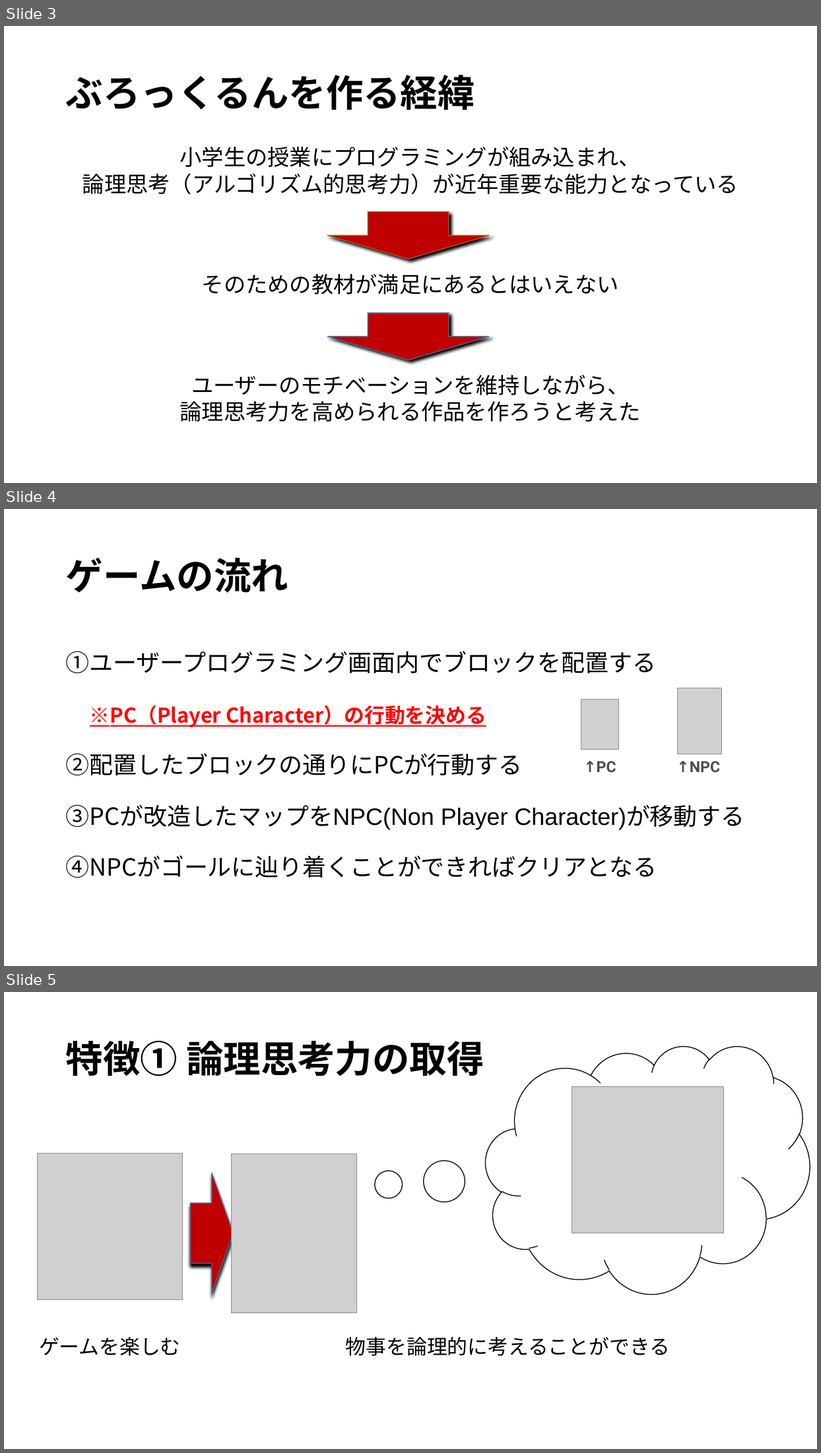
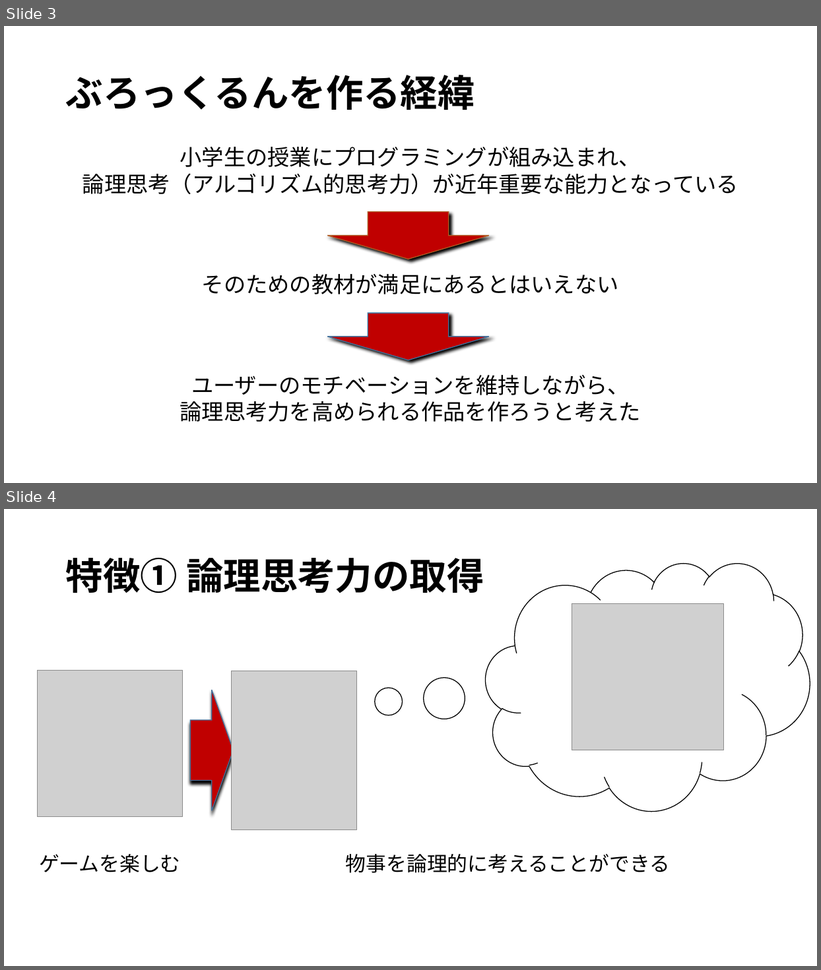
Before and after one commit to WhiteF326/0818_newDev, a slide deck: presentation/Blockln.pptx. Shown one above the other, each under a label of ours: slides 3, 4 and 5 before the commit, slides 3 and 4 after it. The pictures are 821x1453 and 821x970 pixels, drawn with LibreOffice and Linux fonts; fonts in the diff are those of the drawing; grey boxes stand for pictures. Boxes give left, top, right and bottom in pixels: in the first picture for what was removed or moved away, otherwise in the second. Text is boxed around its words. In the diff, an @@ line names an element or a change of style, - is before the commit and + after.

```diff
--- a/presentation/Blockln.pptx
+++ b/presentation/Blockln.pptx
@@ slide 4 removed at [4, 509, 817, 966], background #FFFFFF @@
@@ title removed at [66, 558, 288, 593] @@
-ゲームの流れ
@@ text removed at [66, 651, 745, 878] @@
-➀ユーザープログラミング画面内でブロックを配置する
-※PC（Player Character）の行動を決める
-➁配置したブロックの通りにPCが行動する
-➂PCが改造したマップをNPC(Non Player Character)が移動する
-➃NPCがゴールに辿り着くことができればクリアとなる
@@ picture removed at [582, 699, 619, 750] @@
@@ picture removed at [677, 689, 722, 755] @@
@@ text removed at [583, 761, 616, 772] @@
-↑PC
@@ text removed at [677, 761, 720, 772] @@
-↑NPC
@@ what was slide 5 is now slide 4 @@
```
Also in this commit, not shown: 1 slide changed, 34 other files.
